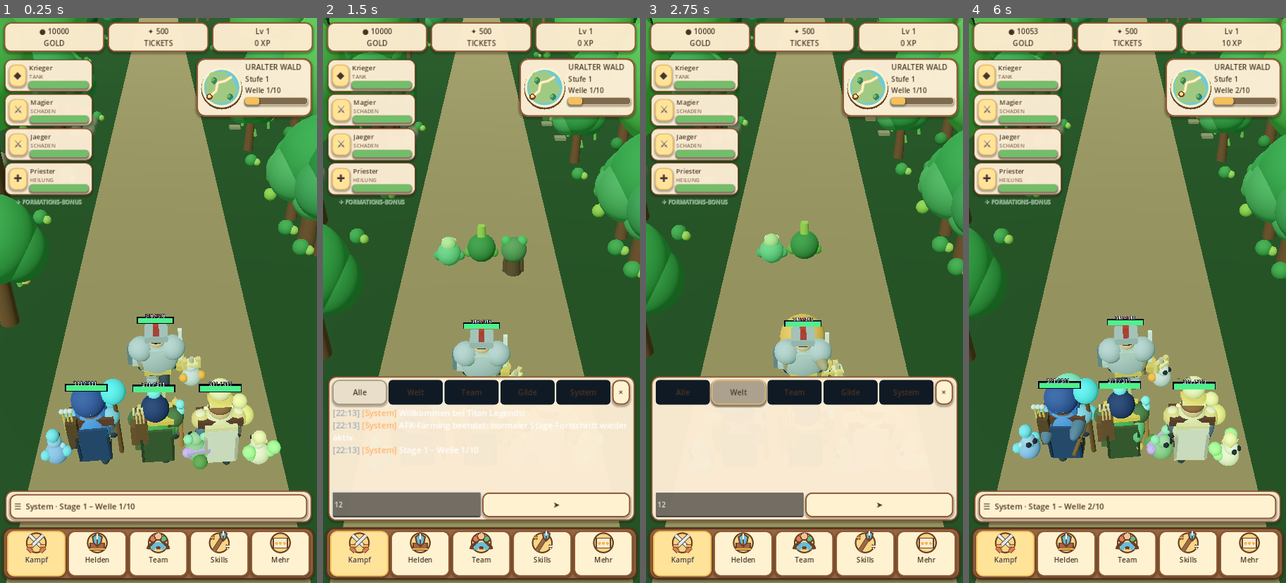
Above: before the commit, frames 1-4 (left to right).
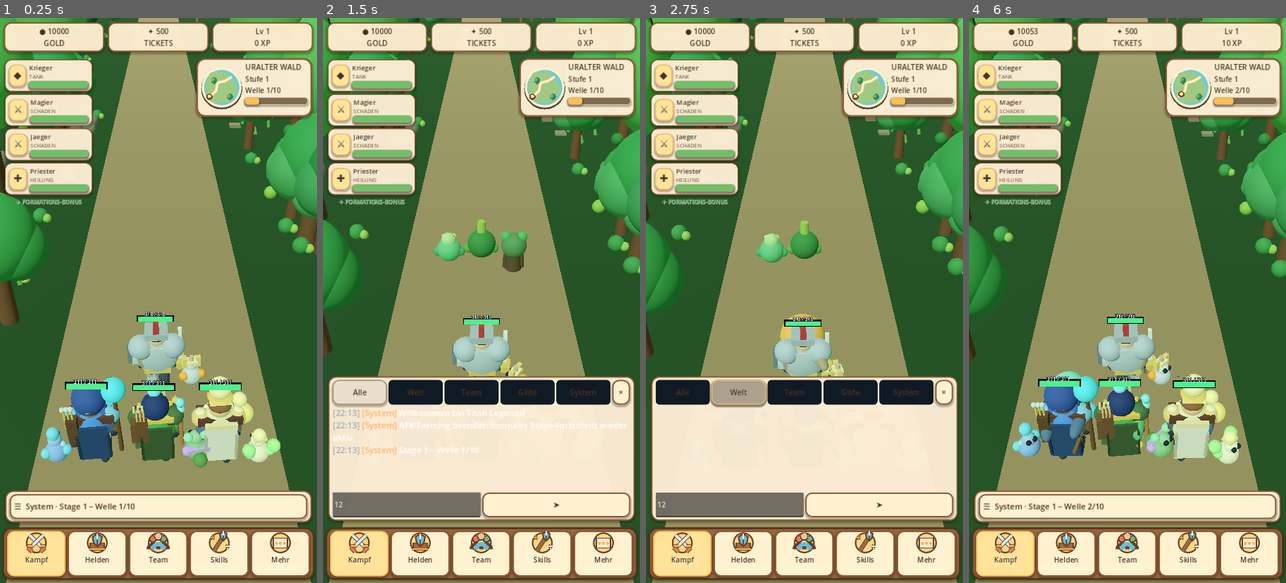
Above: after the commit, the same moments.

Repository: xynewageyx/TitanLegend
Game: Godot game, scene res://scenes/main.tscn
Same seed, same stepped clock (60 frames per second), same inputs: the game is played once before the commit and once after it.
Inputs (mouse positions are in pixels of both pictures, inside the frame that each line leads up to):
- Up to frame 1 (0.25 s): no input
- Up to frame 2 (1.5 s): click "☰ System · Stage 1 – Welle 1/…" at 0.5 s; click (405, 503) at 1.27 s; type "12" at 1.35 s
- Up to frame 3 (2.75 s): click "Welt" at 2 s
- Up to frame 4 (6 s): click "Alle" at 2.75 s; click "Team" at 3.5 s; click "Gilde" at 4.25 s; click "System" at 5 s; click "×" at 5.75 s

The runs differ from the first frame. In frame 1, 3.5% of the frame differs, in the area x 0-100%, y 0-100%; in frame 2, 3.8%; in frame 3, 0.1%; in frame 4, 3.8%.

Commit message:
Smooth portrait boss camera aim using frame-rate independent interpolation

Diff:
--- a/scripts/camera_follow.gd
+++ b/scripts/camera_follow.gd
@@ -8,6 +8,8 @@
 @export var camera_offset: Vector3 = Vector3(0.0, 10.8, 15.0)
 @export var look_ahead: Vector3 = Vector3(0.0, 1.2, -5.0)
 @export var smoothing: float = 3.0
+@export var aim_smoothing: float = 4.0
+var _smoothed_focus: Vector3 = Vector3.ZERO
 
 @onready var target: Node3D = get_node_or_null(target_path) as Node3D
 @onready var battle_manager: Node = get_node_or_null(battle_manager_path)
@@ -19,20 +21,21 @@
  if target != null:
   var view: Dictionary = _desired_view()
   global_position = view["position"]
-  look_at(view["focus"], Vector3.UP)
+  _smoothed_focus = view["focus"]
+  look_at(_smoothed_focus, Vector3.UP)
 
 func _process(delta: float) -> void:
  if target == null or not is_instance_valid(target):
   return
  var view: Dictionary = _desired_view()
- var alpha: float = clampf(delta * smoothing, 0.0, 1.0)
+ var alpha: float = 1.0 - exp(-maxf(smoothing, 0.0) * maxf(delta, 0.0))
  global_position = global_position.lerp(view["position"], alpha)
  # Smooth the aim as well as camera position to avoid snapping at boss spawn.
  var desired_focus: Vector3 = view["focus"]
- var previous_focus: Vector3 = global_position - global_transform.basis.z * 10.0
- var focus: Vector3 = previous_focus.lerp(desired_focus, alpha)
- if global_position.distance_squared_to(focus) > 0.01:
-  look_at(focus, Vector3.UP)
+ var aim_alpha: float = 1.0 - exp(-maxf(aim_smoothing, 0.0) * maxf(delta, 0.0))
+ _smoothed_focus = _smoothed_focus.lerp(desired_focus, aim_alpha)
+ if global_position.distance_squared_to(_smoothed_focus) > 0.01:
+  look_at(_smoothed_focus, Vector3.UP)
 
 func _desired_view() -> Dictionary:
  var team_position: Vector3 = target.global_position
@@ -45,9 +48,8 @@
   var boss_position: Vector3 = enemy_spawn.global_position
   # Frame the space between the heroes and the enemy, with extra headroom.
   focus = (team_position + boss_position) * 0.5 + Vector3(0.0, 2.2, 0.0)
-  var separation: float = team_position.distance_to(boss_position)
   # Use horizontal battlefield separation; vertical boss placement should not zoom the camera.
   var flat_separation: float = Vector2(team_position.x - boss_position.x, team_position.z - boss_position.z).length()
-  var framing_distance: float = maxf(separation, flat_separation)
+  var framing_distance: float = flat_separation
   offset = Vector3(0.0, clampf(framing_distance * 1.05, 12.5, 22.0), clampf(framing_distance * 1.65, 19.0, 34.0))
  return {"position": focus + offset, "focus": focus}
